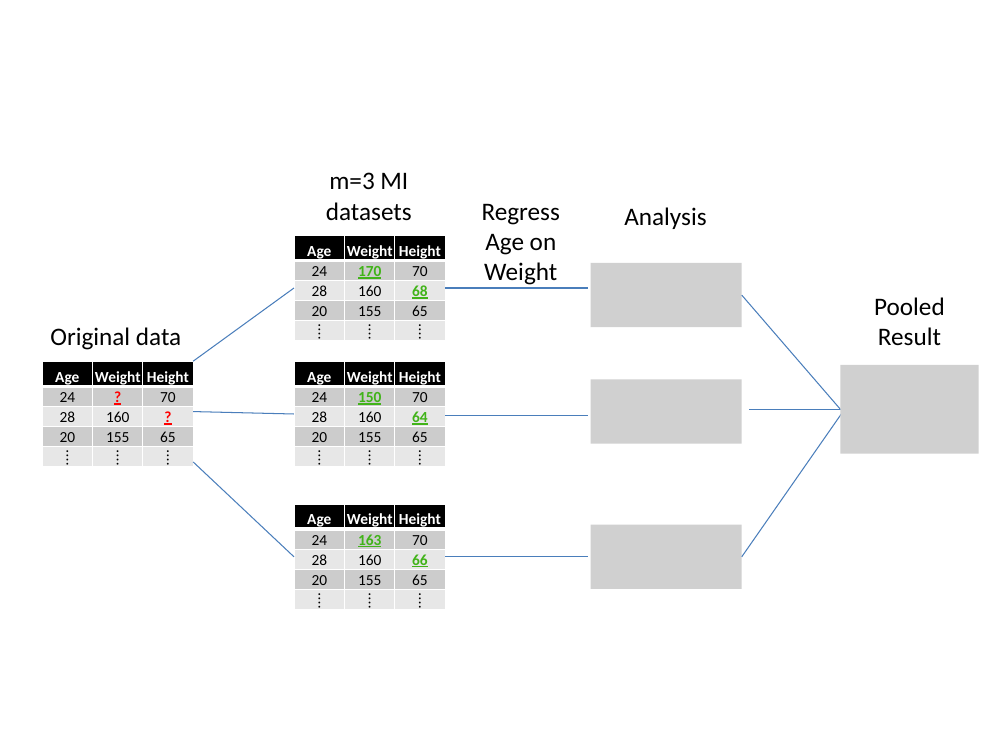
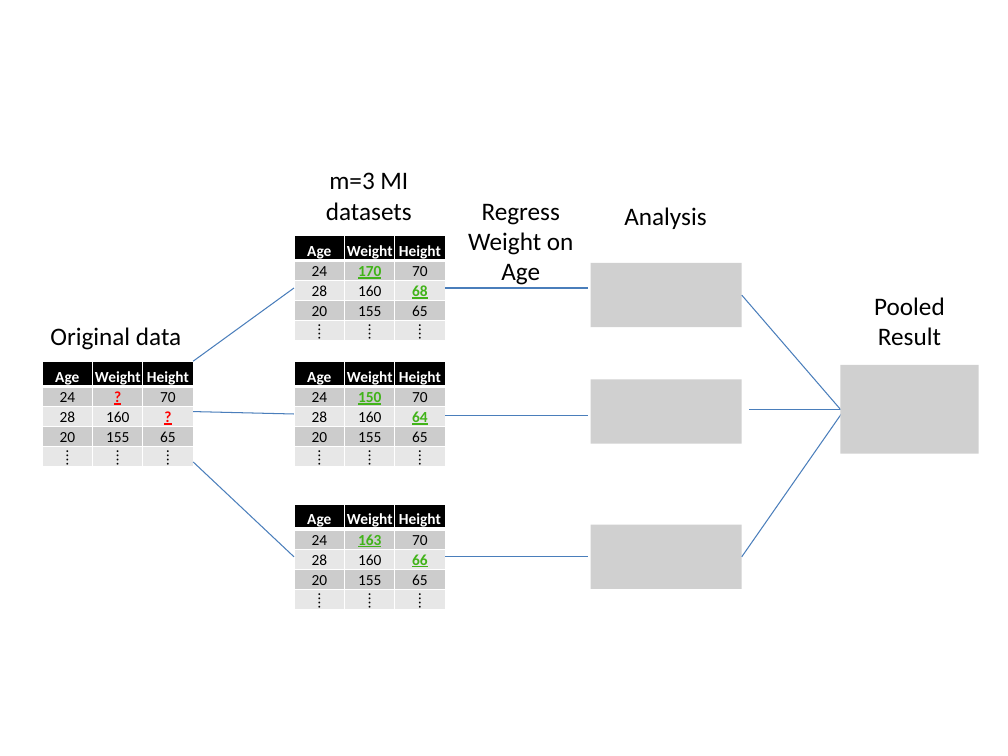
Before and after one commit to nkbxwb/Proposal, a slide deck: slide 1 of mi_picture.pptx. Drawn at 1008x756 pixels with LibreOffice and Linux fonts; fonts in the diff are those of the drawing; grey boxes stand for pictures. Boxes give left, top, right and bottom in pixels: in the first picture for what was removed or moved away, otherwise in the second. Text is boxed around its words. In the diff, an @@ line names an element or a change of style, - is before the commit and + after.

```diff
--- a/mi_picture.pptx
+++ b/mi_picture.pptx
@@ text at (x1=468, y1=203, x2=574, y2=285): text changed @@
-Regress Age on Weight
+Regress Weight on Age
```
Also in this commit, not shown: 16 other files.
